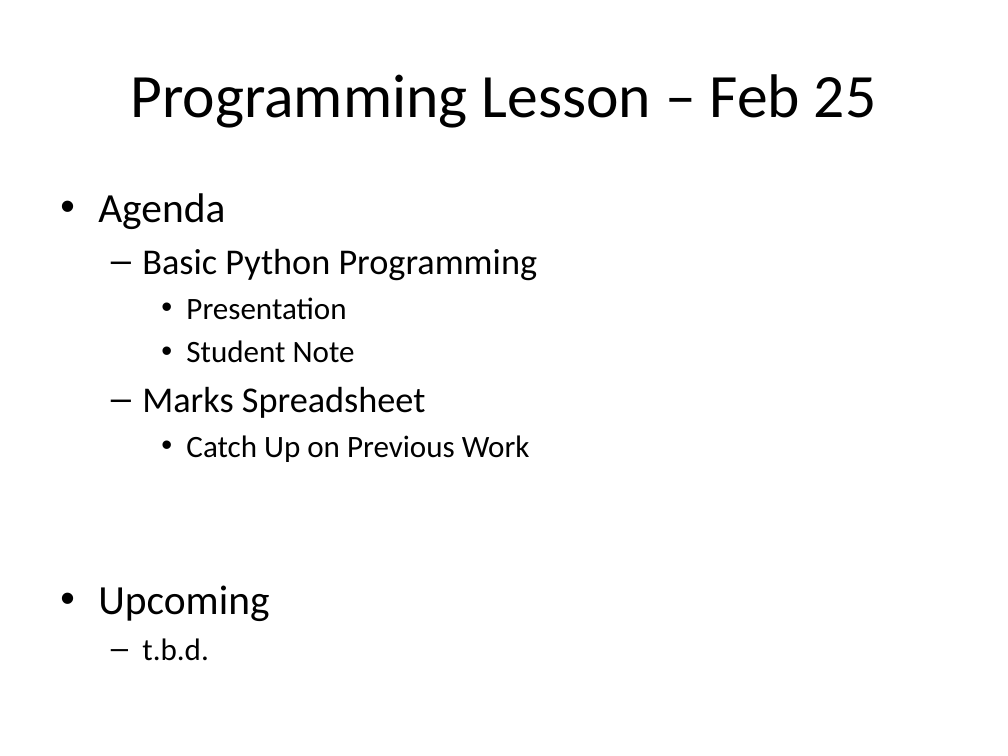
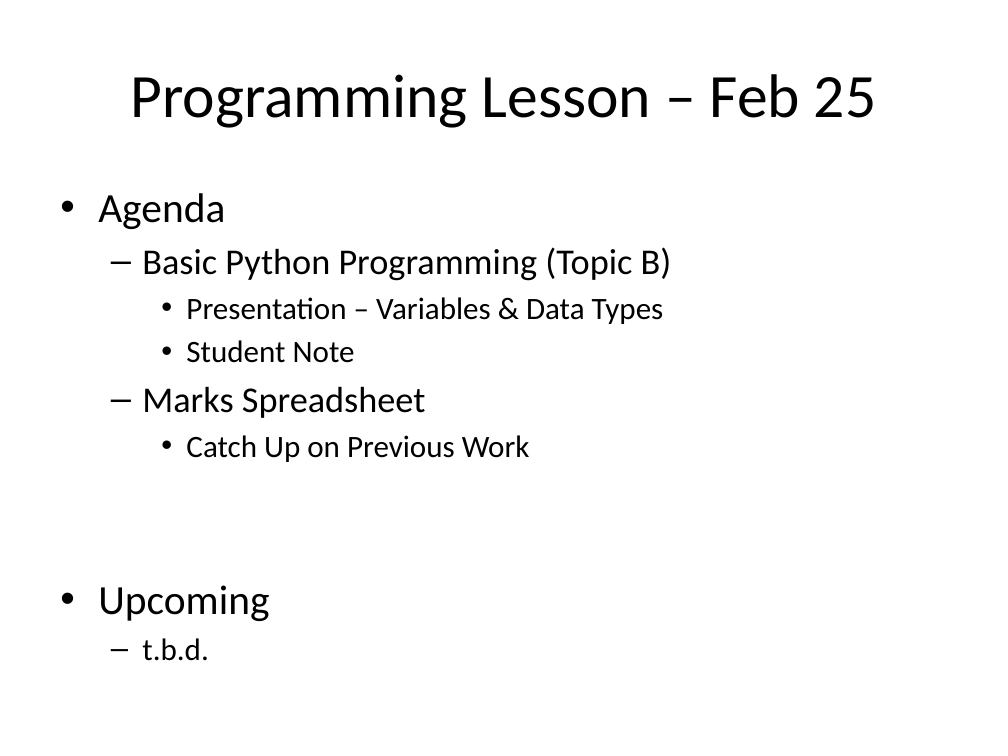
Before and after one commit to Greg5519/Old2O, a slide deck: slide 1 of Daily Agendas/Day4.1_ProgrammingLesson.pptx. Drawn at 1008x756 pixels with LibreOffice and Linux fonts; fonts in the diff are those of the drawing. Boxes give left, top, right and bottom in pixels: in the first picture for what was removed or moved away, otherwise in the second. Text is boxed around its words. In the diff, an @@ line names an element or a change of style, - is before the commit and + after.

```diff
--- a/Daily Agendas/Day4.1_ProgrammingLesson.pptx
+++ b/Daily Agendas/Day4.1_ProgrammingLesson.pptx
@@ text at [142,247,672,324]: text changed; size 25.9 to 22.2 pt @@
-  – Basic Python Programming
-    • Presentation
+  – Basic Python Programming (Topic B)
+    • Presentation – Variables & Data Types
```
Also in this commit, not shown: 5 other files.
